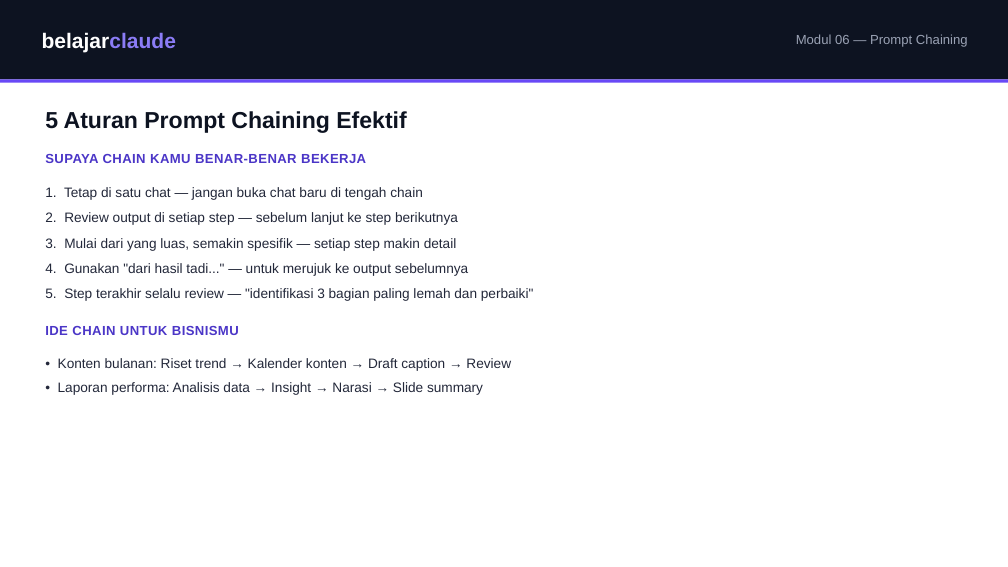
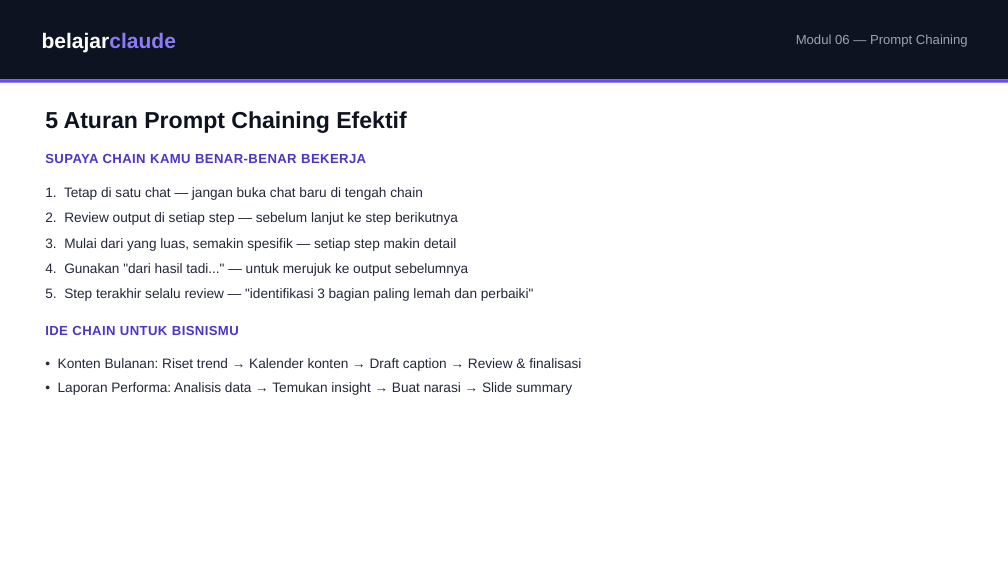
Before and after one commit to juliautomo/belajar-claude, a slide deck: slide 4 of K2-Produktivitas/M06-Prompt-Chaining/K2-M06-Prompt-Chaining.pptx. Drawn at 1008x567 pixels with LibreOffice and Linux fonts; fonts in the diff are those of the drawing. Boxes give left, top, right and bottom in pixels: in the first picture for what was removed or moved away, otherwise in the second. Text is boxed around its words. In the diff, an @@ line names an element or a change of style, - is before the commit and + after.

```diff
--- a/K2-Produktivitas/M06-Prompt-Chaining/K2-M06-Prompt-Chaining.pptx
+++ b/K2-Produktivitas/M06-Prompt-Chaining/K2-M06-Prompt-Chaining.pptx
@@ text at (58, 358, 581, 395): text changed @@
-• Konten bulanan: Riset trend → Kalender konten → Draft caption → Review
-• Laporan performa: Analisis data → Insight → Narasi → Slide summary
+• Konten Bulanan: Riset trend → Kalender konten → Draft caption → Review & finalisasi
+• Laporan Performa: Analisis data → Temukan insight → Buat narasi → Slide summary
```
Also in this commit, not shown: 2 other slides changed, 1 other file.
